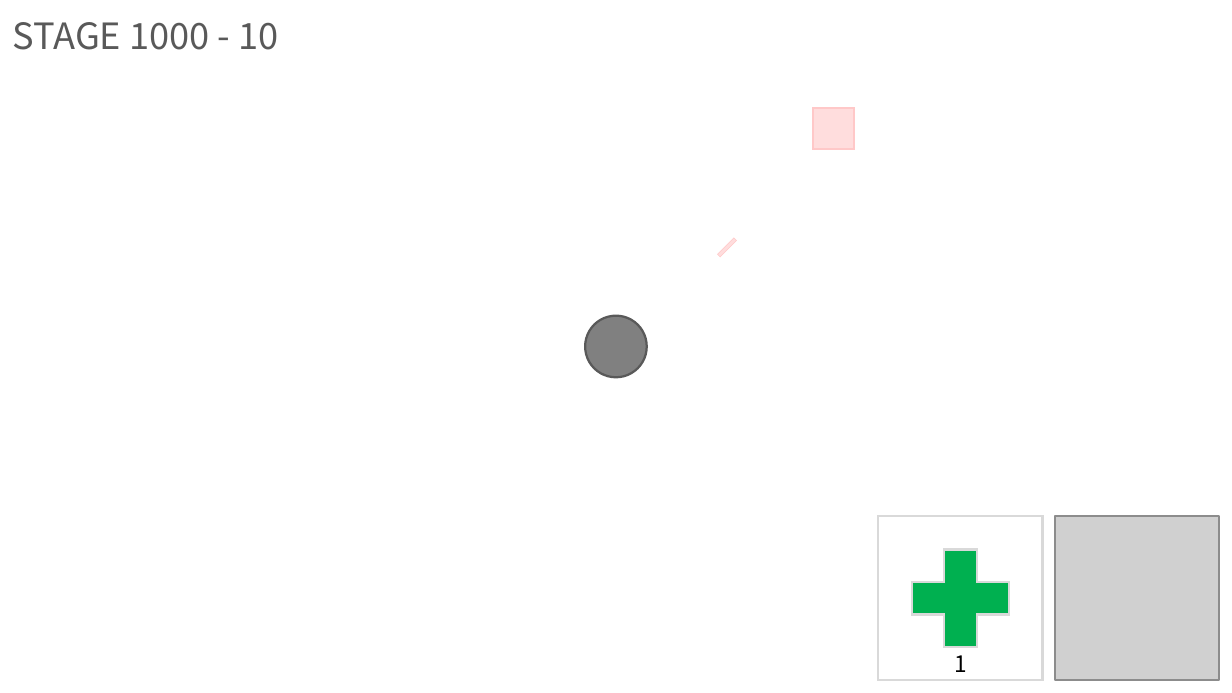
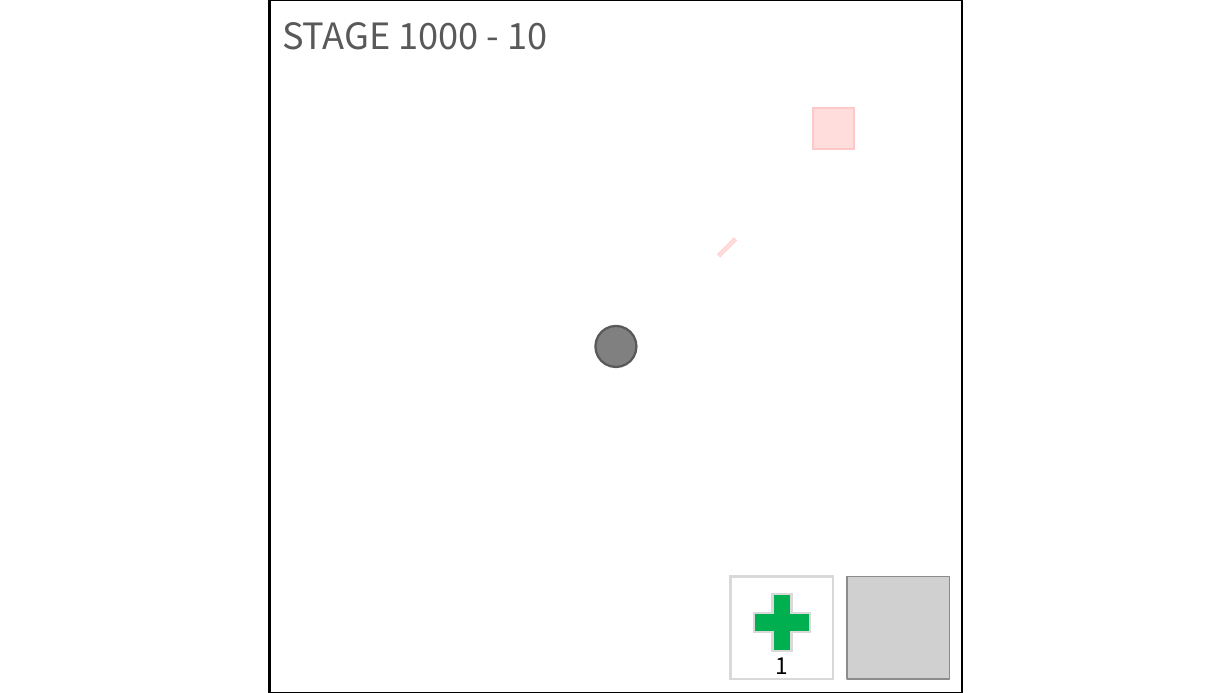
Before and after one commit to Sero-Github/ProjectP, a slide deck: slide 7 of Game Design Documents/UXUI/InGame_SYSTEM_LOCALE.pptm. Drawn at 1232x693 pixels with LibreOffice and Linux fonts; fonts in the diff are those of the drawing; grey boxes stand for pictures. Boxes give left, top, right and bottom in pixels: in the first picture for what was removed or moved away, otherwise in the second. Text is boxed around its words. In the diff, an @@ line names an element or a change of style, - is before the commit and + after.

```diff
--- a/Game Design Documents/UXUI/InGame_SYSTEM_LOCALE.pptm
+++ b/Game Design Documents/UXUI/InGame_SYSTEM_LOCALE.pptm
@@ rectangle added at bbox=[269, 0, 961, 693], fill #FFFFFF, outline #000000 1 pt @@
@@ text "STAGE 1000 - 10": place and size @@
-text "STAGE 1000 - 10" at bbox=[13, 22, 278, 50]
+text "STAGE 1000 - 10" at bbox=[282, 22, 548, 50]
@@ ellipse: place and size @@
-ellipse at bbox=[585, 316, 647, 378]
+ellipse at bbox=[595, 326, 636, 367]
@@ rectangle: place and size @@
-rectangle at bbox=[878, 517, 1043, 681]
+rectangle at bbox=[730, 577, 833, 680]
@@ plus: place and size @@
-plus at bbox=[911, 549, 1009, 647]
+plus at bbox=[753, 595, 810, 652]
@@ picture: place and size @@
-picture at bbox=[1054, 517, 1219, 681]
+picture at bbox=[847, 577, 950, 680]
@@ text "1" rewrapped from bbox=[895, 652, 1025, 676] to bbox=[775, 657, 788, 674] @@
```
Also in this commit, not shown: 3 other slides changed, 1 slide added.
